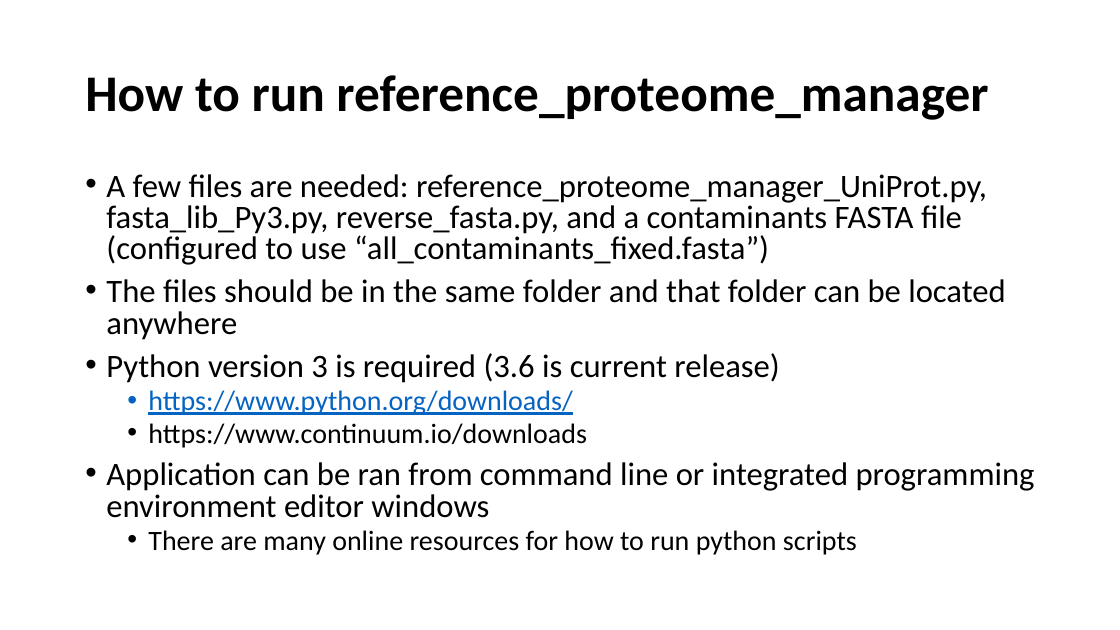
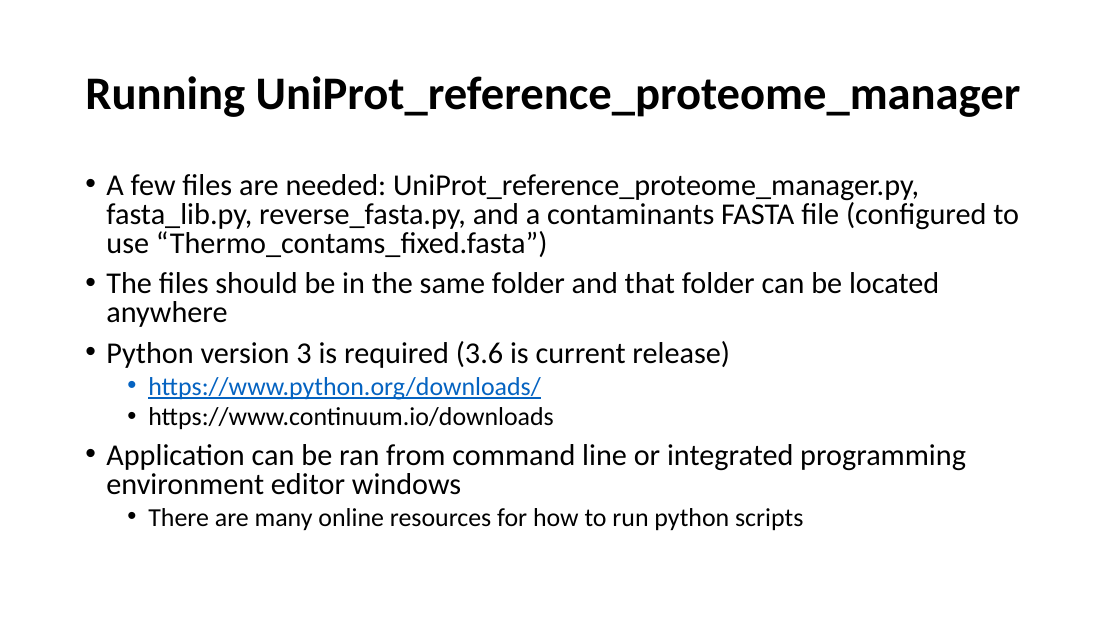
Before and after one commit to lily-liang12/Reference_Proteome_Manager, a slide deck: slide 6 of User_Guide_UniProt.pptx. Drawn at 1120x630 pixels with LibreOffice and Linux fonts; fonts in the diff are those of the drawing. Boxes give left, top, right and bottom in pixels: in the first picture for what was removed or moved away, otherwise in the second. Text is boxed around its words. In the diff, an @@ line names an element or a change of style, - is before the commit and + after.

Commit message:
Yet more debugging. Also added release version taggging to downloaded files.
Added the UniProt or Ensembl release/version tags to downloaded FASTA files.
Changed camel case variable names to PEP 8 format.

```diff
--- a/User_Guide_UniProt.pptx
+++ b/User_Guide_UniProt.pptx
@@ title at [85,76,1021,117]: text changed; size 44 to 40 pt @@
-How to run reference_proteome_manager
+Running UniProt_reference_proteome_manager
@@ text at [106,174,1019,257]: text changed; size 28 to 25.9 pt @@
-• A few files are needed: reference_proteome_manager_UniProt.py, fasta_lib_Py3.py, reverse_fasta.py, and a contaminants FASTA file (configured to use “all_contaminants_fixed.fasta”)
+• A few files are needed: UniProt_reference_proteome_manager.py, fasta_lib.py, reverse_fasta.py, and a contaminants FASTA file (configured to use “Thermo_contams_fixed.fasta”)
@@ text at [106,272,966,531]: size 28 to 25.9 pt in "The files should be in the same ...", "Python version 3 is required (3.6 is ...", "Application can be ran from command line ..."; size 24 to 22.2 pt in "https://www.python.org/downloads/", "https://www.continuum.io/downloads", "There are many online resources for how ..." @@
```
Also in this commit, not shown: 4 other slides changed, 6 other files.
